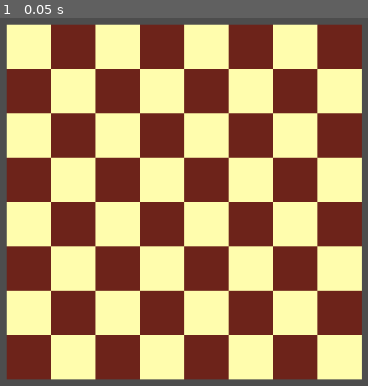
Above: before the commit, frame 1.
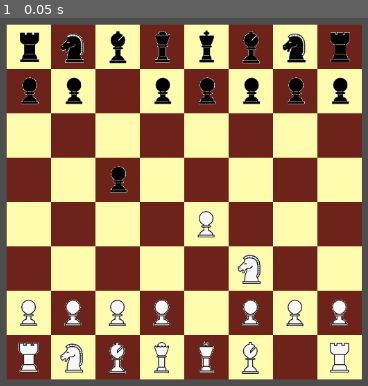
Above: after the commit, the same moment.

Repository: jsmrcina/gchess
Game: Godot game, scene res://scenes/main.tscn
The game is run twice, just before and just after one commit, with the same random seed, the same clock (stepped at 60 frames per second) and the same inputs.
Inputs:
- Up to frame 1 (0.05 s): no input

The runs differ from the first frame. In frame 1, 9.1% of the frame differs, in the area x 4-96%, y 3-97%.
Error before the commit: Invalid assignment of property or key 'texture' with value of type 'CompressedTexture2D' on a base object of type 'null instance'. (res://systems/globals.gd:38)
Error after the commit: Parse Error: Identifier "piece" not declared in the current scope. (res://systems/MoveGenerator.gd:88)

Commit message:
Still not working

Diff:
--- a/entities/piece.gd
+++ b/entities/piece.gd
@@ -10,9 +10,10 @@
 const PieceColor = preload("res://systems/globals.gd").PieceColor
 const Direction = preload("res://systems/globals.gd").Direction
 
-func _init(type, color):
-	type = type
-	color = color
+func create(info):
+	type = info[0]
+	color = info[1]
+	get_node("Sprite2D").texture = info[2]
 	direction = null
 	starting_row_position = -1
 
@@ -24,13 +25,47 @@
 			direction = Direction.RANK_DOWN
 			starting_row_position = 7
 
+func get_color():
+	return color
 
+
+static func get_opposite_color(color):
+	if color == PieceColor.WHITE:
+		return PieceColor.BLACK
+	else:
+		return PieceColor.WHITE
+
+func get_type():
+	return type
+
+func get_direction():
+	return direction
+
+func get_starting_row_position():
+	return starting_row_position
+
+func isOppositeColor(other):
+	if other == null:
+		return false
+
+	if get_color() != other.get_color():
+		return true
+
+	return false
+
+func isSameColor(other):
+	if other == null:
+		return false
+
+	if get_color() == other.get_color():
+		return true
+
+	return false
 
 # Called when the node enters the scene tree for the first time.
 func _ready():
 	pass # Replace with function body.
 
-
 # Called every frame. 'delta' is the elapsed time since the previous frame.
 func _process(delta):
 	pass
--- a/scenes/main.tscn
+++ b/scenes/main.tscn
@@ -1,9 +1,10 @@
-[gd_scene load_steps=5 format=3 uid="uid://cbmvjf3ejtrbg"]
+[gd_scene load_steps=6 format=3 uid="uid://cbmvjf3ejtrbg"]
 
 [ext_resource type="Script" path="res://systems/MainGame.gd" id="1_r2qtu"]
 [ext_resource type="Script" path="res://scenes/Tiles.gd" id="1_whl31"]
 [ext_resource type="PackedScene" uid="uid://d0nhad3sfsena" path="res://entities/tile.tscn" id="2_yaddp"]
 [ext_resource type="Script" path="res://systems/PieceManager.gd" id="3_bjd1x"]
+[ext_resource type="Script" path="res://systems/MoveGenerator.gd" id="5_68qmr"]
 
 [node name="MainGame" type="Node2D"]
 script = ExtResource("1_r2qtu")
@@ -16,3 +17,6 @@
 
 [node name="PieceManager" type="Node" parent="."]
 script = ExtResource("3_bjd1x")
+
+[node name="MoveGenerator" type="Node" parent="."]
+script = ExtResource("5_68qmr")
--- a/systems/MainGame.gd
+++ b/systems/MainGame.gd
@@ -8,7 +8,7 @@
 var full_moves : int = 1
 
 var Coord = load("res://systems/coord.gd")
-var Piece = preload("res://entities/tile.tscn")
+var Piece = preload("res://entities/piece.tscn")
 
 # Called when the node enters the scene tree for the first time.
 func _ready():
@@ -27,8 +27,9 @@
 	pass
 
 func set_coord(coord, piece):
-	print(str(coord.get_col()) + " " + str(coord.get_row()))
 	board[coord.get_col()][coord.get_row()] = piece
+	# 64 is the width of the tiles, 6 is the offset to make the piece centered
+	piece.position = Vector2((coord.get_col() * 64) + 6, (coord.get_row() * 64) + 6)
 
 func get_coord(coord):
 	return board[coord.get_col()][coord.get_row()]
@@ -52,7 +53,11 @@
 					for i in range(0, int(item)):
 						cur_pos = cur_pos.get_in_direction($"/root/Globals".Direction.FILE_UP)
 				else:
-					set_coord(cur_pos, $"/root/Globals".piece_from_fen_string(item))
+					var piece_info = $"/root/Globals".piece_info_from_fen_string(item)
+					var piece = Piece.instantiate()
+					piece.create(piece_info)
+					set_coord(cur_pos, piece)
+					$Tiles.add_child(piece)
 					cur_pos = cur_pos.get_in_direction($"/root/Globals".Direction.FILE_UP)
 			cur_pos = cur_pos.get_in_direction($"/root/Globals".Direction.RANK_DOWN)
 			cur_pos.set_file("A")
--- /dev/null
+++ b/systems/MoveGenerator.gd
@@ -0,0 +1,178 @@
+extends Node
+
+var Coord = load("res://systems/coord.gd")
+const PieceType = preload("res://systems/globals.gd").PieceType
+const PieceColor = preload("res://systems/globals.gd").PieceColor
+const Direction = preload("res://systems/globals.gd").Direction
+
+enum MoveType
+{
+	NORMAL = 0,
+	ATTACK = 1,
+	NORMAL_OR_ATTACK = 2
+}
+
+var possible_moves : Array = []
+
+func addNormalMoveIfEmpty(board, new_move, possible_moves):
+	if not new_move.is_on_board():
+		return
+
+	if board.get_coord(new_move) == null:
+		possible_moves.append([MoveType.NORMAL, new_move])
+
+func addNormalOrAttackMoveIfNotAttacked(board, new_move, possible_moves, attacked_locations):
+	if not new_move.is_on_board():
+		return
+
+	if board.get_coord(new_move) == null:
+		var is_attacked = false
+		for attacked_location in attacked_locations:
+			if new_move == attacked_location[1]:
+				is_attacked = true
+
+		if not is_attacked:
+			possible_moves.append([MoveType.NORMAL_OR_ATTACK, new_move])
+
+func addNormalOrAttackMove(board, new_move, possible_moves):
+	if not new_move.is_on_board():
+		return
+
+	possible_moves.append([MoveType.NORMAL_OR_ATTACK, new_move])
+
+func addAttackMove(new_move, possible_moves):
+	if not new_move.is_on_board():
+		return
+
+	possible_moves.append([MoveType.ATTACK, new_move])
+
+func addAttackMoveIfEnemy(location, board, new_move, possible_moves):
+	if not new_move.is_on_board():
+		return
+
+	var moving_piece = board.get_coord(location)
+	var target_piece = board.get_coord(new_move)
+	if moving_piece.isOppositeColor(target_piece):
+		possible_moves.append([MoveType.ATTACK, new_move])
+
+func addMovesInDirection(piece, board, location, direction, possible_moves):
+	var running = true
+	var step = location
+	# moving_piece = board.get_coord(location)
+
+	while running:
+		step = step.get_in_direction(direction)
+
+		if not step.is_on_board():
+			running = false
+			continue
+
+		var target_piece = board.get_coord(step)
+		if target_piece == null:
+			possible_moves.append([MoveType.NORMAL, step])
+		elif piece.isOppositeColor(target_piece):
+			possible_moves.append([MoveType.NORMAL_OR_ATTACK, step])
+			running = false
+		elif piece.isSameColor(target_piece):
+			running = false
+
+
+static func determineAllAttackedSquares(cls, board, color):
+	var pieces = board.get_pieces_by_color(color)
+	var allPossibleMovesByColor = []
+	for item in pieces:
+		allPossibleMovesByColor.extend(board.move_generator.get_valid_moves(item[1], item[0], board, true))
+
+	var allAttackMovesByColor = []
+	for item in allPossibleMovesByColor:
+		if piece.get_type() == MoveType.ATTACK or piece.get_type() == MoveType.NORMAL_OR_ATTACK:
+			allAttackMovesByColor.append([item[0], item[1]])
+
+	return allAttackMovesByColor
+
+func determinePossiblePawnMoves(piece, location, board, includeAllAttacks, possible_moves):
+	var step = location.get_in_direction(piece.get_direction())
+
+	addNormalMoveIfEmpty(board, step, possible_moves)
+	if location.get_rank() == piece.get_starting_row_position():
+		addNormalMoveIfEmpty(board, step.get_in_direction(piece.get_direction()), possible_moves)
+
+	var east_diag_step = step.get_in_direction(Direction.FILE_UP)
+	var west_diag_step = step.get_in_direction(Direction.FILE_DOWN)
+
+	if includeAllAttacks:
+		addAttackMove(east_diag_step, possible_moves)
+		addAttackMove(west_diag_step, possible_moves)
+	else:
+		addAttackMoveIfEnemy(location, board, east_diag_step, possible_moves)
+		addAttackMoveIfEnemy(location, board, west_diag_step, possible_moves)
+
+func determinePossibleKingMoves(piece, location, board, includeAllAttacks, possible_moves):
+	var attacked_locations = []
+	if piece.get_color() == board.get_turn():
+		attacked_locations = determineAllAttackedSquares(board, Piece.get_opposite_color(piece.get_color()))
+
+	for d in Direction:
+		addNormalOrAttackMoveIfNotAttacked(board, location.get_in_direction(d), possible_moves, attacked_locations)
+
+func determinePossibleQueenMoves(piece, location, board, includeAllAttacks, possible_moves):
+	for d in Direction:
+		addMovesInDirection(piece, board, location, d, possible_moves)
+
+func determinePossibleRookMoves(piece, location, board, includeAllAttacks, possible_moves):
+	var cardinal_directions = [Direction.RANK_UP, Direction.RANK_DOWN, Direction.FILE_UP, Direction.FILE_DOWN]
+	for d in cardinal_directions:
+		addMovesInDirection(piece, board, location, d, possible_moves)
+
+func determinePossibleBishopMoves(piece, location, board, includeAllAttacks, possible_moves):
+	var cardinal_directions = [Direction.RANK_UP_FILE_UP, Direction.RANK_UP_FILE_DOWN, Direction.RANK_DOWN_FILE_UP, Direction.RANK_DOWN_FILE_DOWN]
+	for d in cardinal_directions:
+		addMovesInDirection(piece, board, location, d, possible_moves)
+
+func determinePossibleKnightMoves(piece, location, board, includeAllAttacks, possible_moves):
+	var cardinal_directions = [Direction.RANK_UP, Direction.RANK_DOWN, Direction.FILE_UP, Direction.FILE_DOWN]
+
+	var i = 0
+	var j = 3
+
+	while i < 2:
+		var twoInRank = location.get_in_direction(d).get_in_direction(d)
+		while j > 1:
+			var oneInFile = twoInRank.get_in_direction(d)
+			addNormalOrAttackMove(board, oneInFile, possible_moves)
+			j = j - 1
+		i = i + 1
+
+	while i < 4:
+		var twoInFile = location.get_in_direction(d).get_in_direction(d)
+		while j >= 0:
+			var oneInRank = twoInFile.get_in_direction(d)
+			addNormalOrAttackMove(board, oneInRank, possible_moves)
+			j = j - 1
+		i = i + 1
+
+func get_valid_moves(piece, location, board, includeAllAttacks):
+	var possible_moves = []
+
+	if piece.get_type() == PieceType.PAWN:
+		determinePossiblePawnMoves(piece, location, board, includeAllAttacks, possible_moves)
+	elif piece.get_type() == PieceType.KING:
+		determinePossibleKingMoves(piece, location, board, includeAllAttacks, possible_moves)
+	if piece.get_type() == PieceType.QUEEN:
+		determinePossibleQueenMoves(piece, location, board, includeAllAttacks, possible_moves)
+	if piece.get_type() == PieceType.ROOK:
+		determinePossibleRookMoves(piece, location, board, includeAllAttacks, possible_moves)
+	if piece.get_type() == PieceType.BISHOP:
+		determinePossibleBishopMoves(piece, location, board, includeAllAttacks, possible_moves)
+	if piece.get_type() == PieceType.KNIGHT:
+		determinePossibleKnightMoves(piece, location, board, includeAllAttacks, possible_moves)
+
+	# Prune out of bounds
+	var result = []
+	for move in possible_moves:
+		if not move[1].is_on_board():
+			continue
+
+		result.append(move)
+
+	return result
--- a/systems/coord.gd
+++ b/systems/coord.gd
@@ -36,7 +36,6 @@
 	return file
 
 func get_col() -> int:
-	print(file + " " + str(file.unicode_at(0)))
 	var file_as_col = file.unicode_at(0) - 65
 	return file_as_col
 
--- a/systems/globals.gd
+++ b/systems/globals.gd
@@ -1,6 +1,6 @@
 extends Node
 
-var Piece = load("res://entities/piece.gd")
+# var Piece = load("res://entities/piece.gd")
 var PieceManager = preload("res://systems/PieceManager.gd")
 
 enum PieceType { PAWN = 0, KNIGHT = 1, BISHOP = 2, ROOK = 3, QUEEN = 4, KING = 5 }
@@ -18,26 +18,28 @@
 	RANK_DOWN_FILE_UP
 }
 
-func piece_from_fen_string(string):
-	var toReturn = null
+func piece_info_from_fen_string(string):
+	var toReturn = []
 	if string.to_lower() == 'p':
-		toReturn = Piece.new($"/root/Globals".PieceType.PAWN, $"/root/Globals".PieceColor.BLACK)
+		toReturn.append($"/root/Globals".PieceType.PAWN)
 	elif string.to_lower() == 'n':
-		toReturn = Piece.new($"/root/Globals".PieceType.KNIGHT, $"/root/Globals".PieceColor.BLACK)
+		toReturn.append($"/root/Globals".PieceType.KNIGHT)
 	elif string.to_lower() == 'b':
-		toReturn = Piece.new($"/root/Globals".PieceType.BISHOP, $"/root/Globals".PieceColor.BLACK)
+		toReturn.append($"/root/Globals".PieceType.BISHOP)
 	elif string.to_lower() == 'r':
-		toReturn = Piece.new($"/root/Globals".PieceType.ROOK, $"/root/Globals".PieceColor.BLACK)
+		toReturn.append($"/root/Globals".PieceType.ROOK)
 	elif string.to_lower() == 'q':
-		toReturn = Piece.new($"/root/Globals".PieceType.QUEEN, $"/root/Globals".PieceColor.BLACK)
+		toReturn.append($"/root/Globals".PieceType.QUEEN)
 	elif string.to_lower() == 'k':
-		toReturn = Piece.new($"/root/Globals".PieceType.KING, $"/root/Globals".PieceColor.BLACK)
+		toReturn.append($"/root/Globals".PieceType.KING)
 	else:
 		assert("Invalid piece string")
 
-	get_node("Sprite2D").texture = PieceManager.new().get_texture(string)
+	if string == string.to_upper():
+		toReturn.append($"/root/Globals".PieceColor.WHITE)
+	else:
+		toReturn.append($"/root/Globals".PieceColor.BLACK)
 
-	if string == string.to_upper():
-		toReturn.color = $"/root/Globals".PieceColor.WHITE
+	toReturn.append(PieceManager.new().get_texture(string))
 
 	return toReturn
